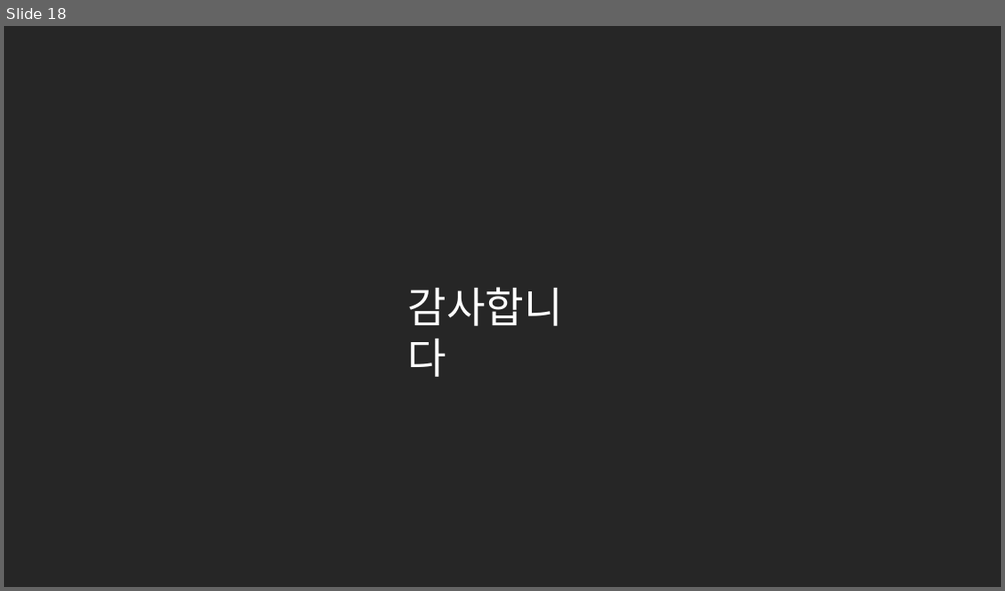
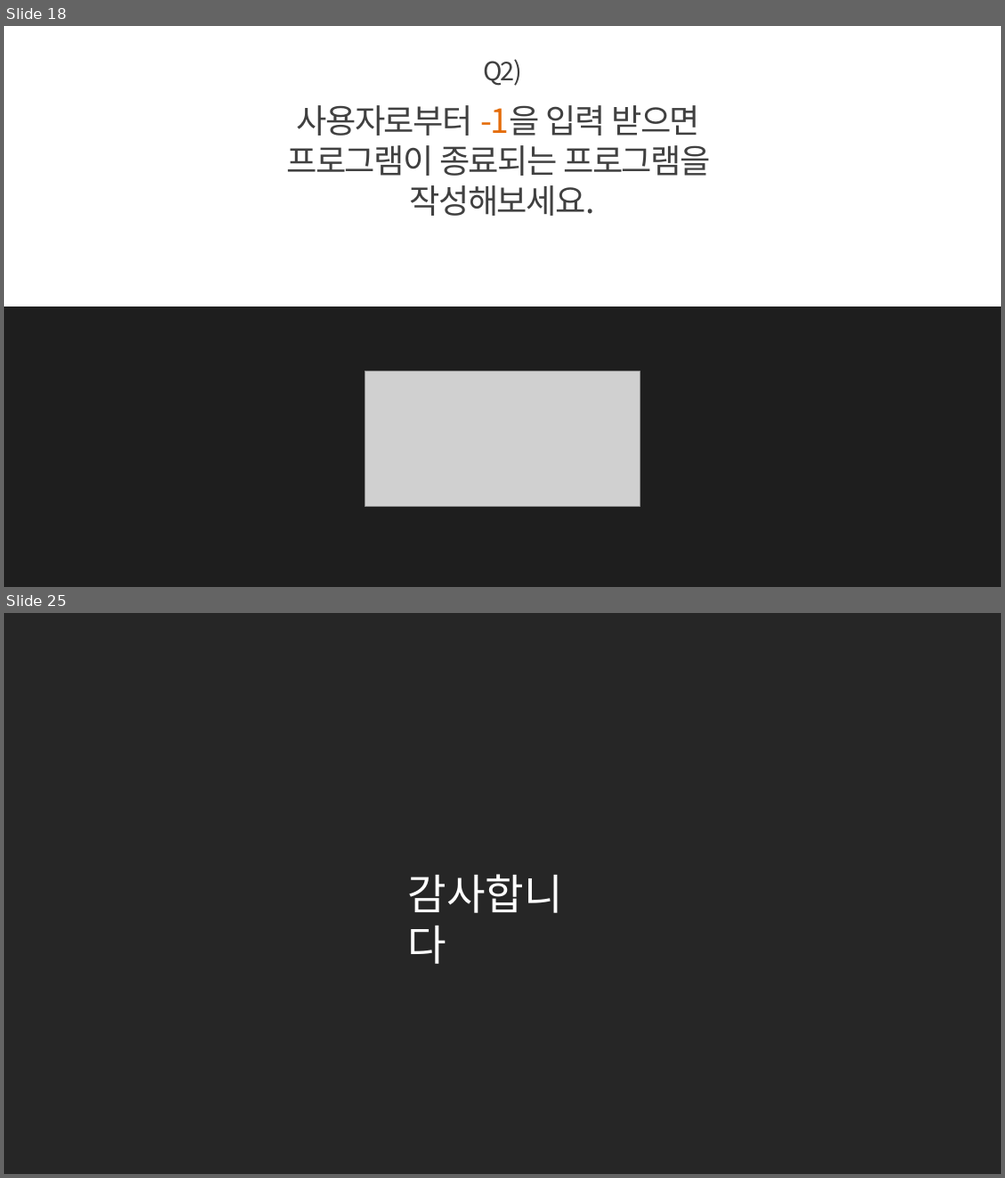
Before and after one commit to kwonkijun/python, a slide deck: 파이썬기초(PPT)/NEW_2021버전/파이썬 기초 8강_반복문.pptx. Shown one above the other, each under a label of ours: slide 18 before the commit, slides 18 and 25 after it; the slides between them are not shown. The pictures are 1005x591 and 1005x1178 pixels, drawn with LibreOffice and Linux fonts; fonts in the diff are those of the drawing; grey boxes stand for pictures. Boxes give left, top, right and bottom in pixels: in the first picture for what was removed or moved away, otherwise in the second. Text is boxed around its words. In the diff, an @@ line names an element or a change of style, - is before the commit and + after.

```diff
--- a/파이썬기초(PPT)/NEW_2021버전/파이썬 기초 8강_반복문.pptx
+++ b/파이썬기초(PPT)/NEW_2021버전/파이썬 기초 8강_반복문.pptx
@@ slide 18 added at box(4, 26, 1001, 587), background #FFFFFF @@
@@ text added at box(483, 59, 522, 86), 24.8 pt, text #404040 @@
+Q2)
@@ text added at box(287, 105, 711, 216), 32 pt, text #404040 @@
+사용자로부터 -1을 입력 받으면
+프로그램이 종료되는 프로그램을
+작성해보세요.
@@ rectangle added at box(4, 306, 1001, 587), fill #1E1E1E @@
@@ picture added at box(365, 371, 640, 506) @@
@@ what was slide 18 is now slide 25 @@
```
Also in this commit, not shown: 22 other slides added, 16 slides removed, 6 other files.
